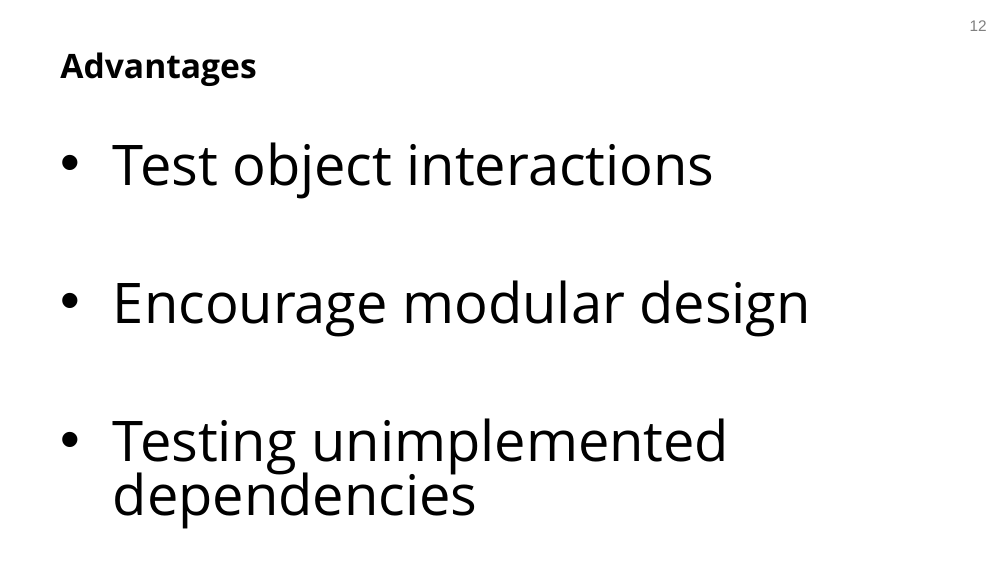
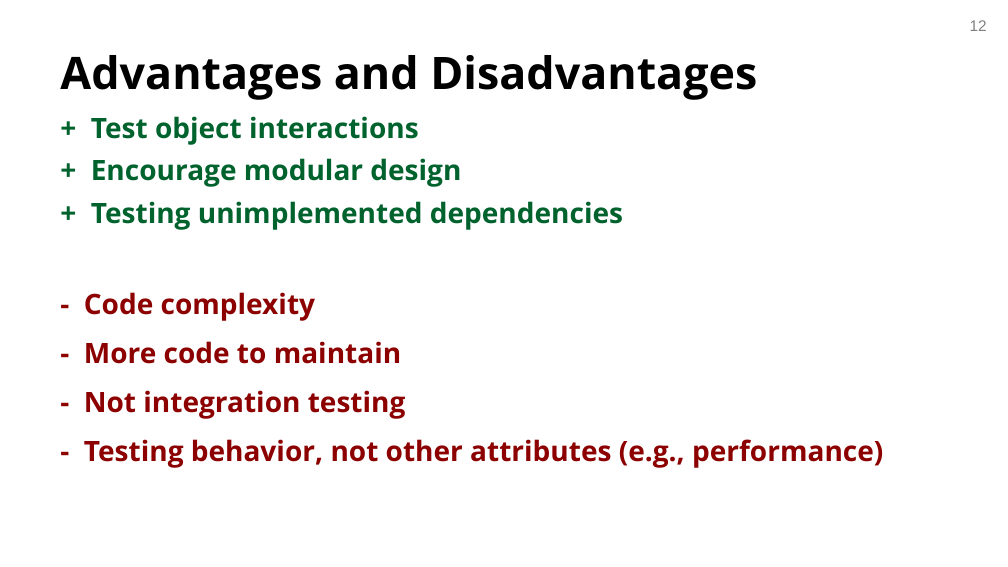
Before and after one commit to avishj/recitation-2-f24, a slide deck: slide 12 of resources/17623-recitation2.pptx. Drawn at 1008x567 pixels with LibreOffice and Linux fonts; fonts in the diff are those of the drawing; background and template pictures are left out. Boxes give left, top, right and bottom in pixels: in the first picture for what was removed or moved away, otherwise in the second. Text is boxed around its words. In the diff, an @@ line names an element or a change of style, - is before the commit and + after.

```diff
--- a/resources/17623-recitation2.pptx
+++ b/resources/17623-recitation2.pptx
@@ title at [60,55,757,100]: text changed; size 24 to 32 pt @@
-Advantages
+Advantages and Disadvantages
@@ text at [84,116,883,468]: text changed; size 40 to 20 pt; text colour #000000 to #8C0000; bold on @@
-• Test object interactions
-• Encourage modular design
-• Testing unimplemented dependencies
++ Test object interactions
++ Encourage modular design
++ Testing unimplemented dependencies
+- Code complexity
+- More code to maintain
+- Not integration testing
+- Testing behavior, not other attributes (e.g., performance)
```
Also in this commit, not shown: 14 other slides changed, 2 slides removed.
